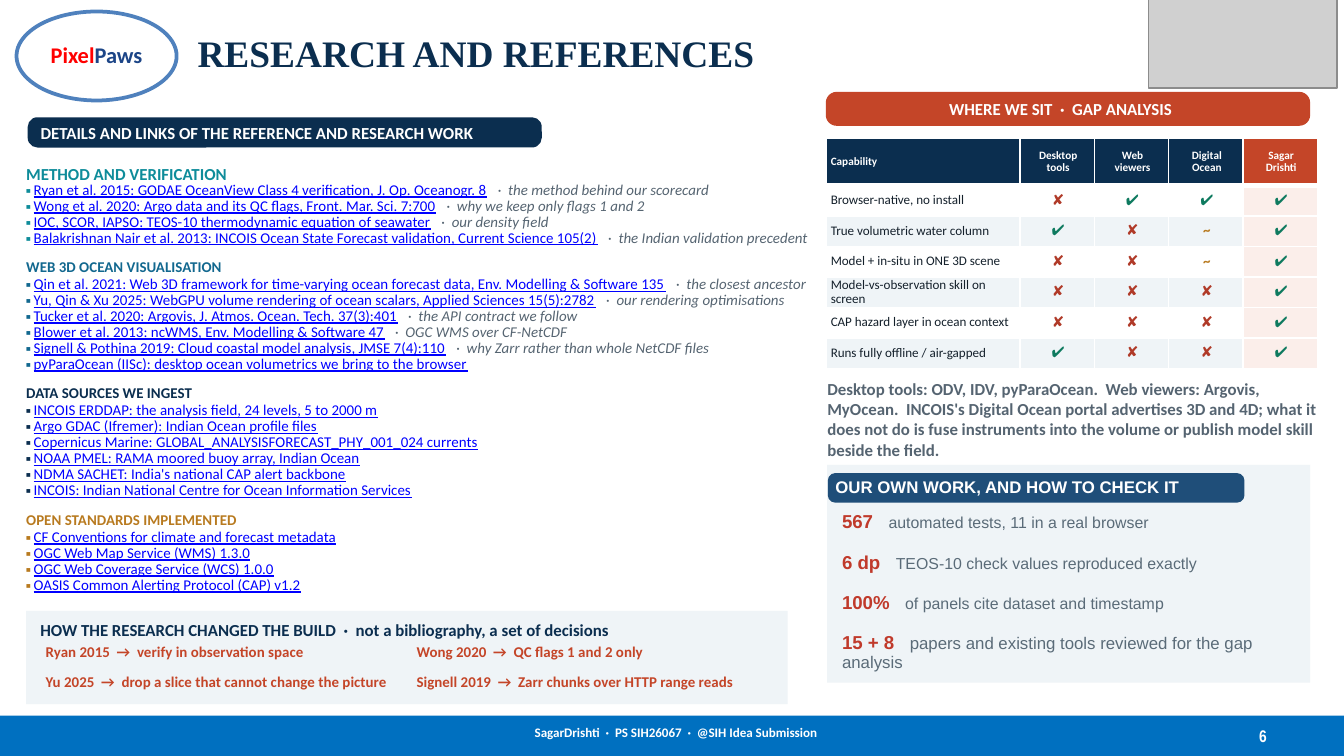
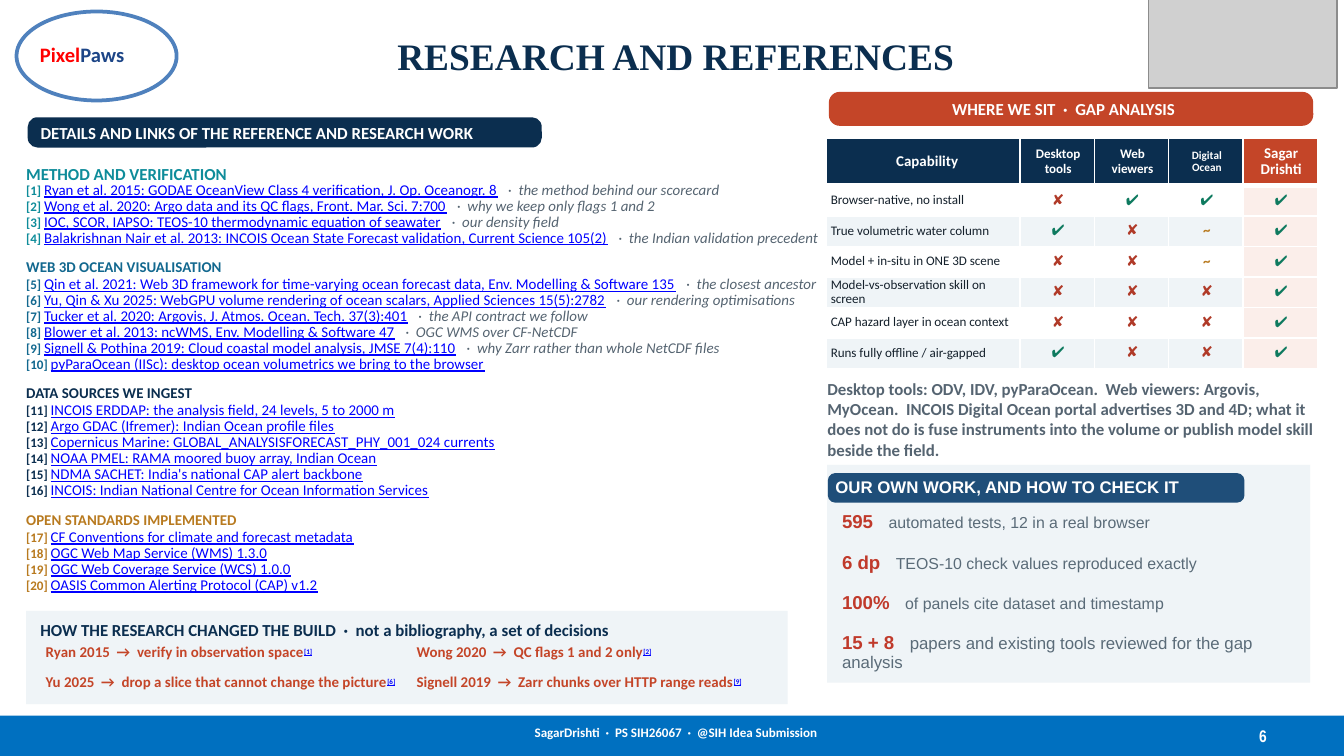
Before and after one commit to MONSTERBOY110/SagarDrishti, a slide deck: slide 6 of docs/submission/PixelPaws_SIH2026.pptx. Drawn at 1344x756 pixels with LibreOffice and Linux fonts; fonts in the diff are those of the drawing; grey boxes stand for pictures. Boxes give left, top, right and bottom in pixels: in the first picture for what was removed or moved away, otherwise in the second. Text is boxed around its words. In the diff, an @@ line names an element or a change of style, - is before the commit and + after.

```diff
--- a/docs/submission/PixelPaws_SIH2026.pptx
+++ b/docs/submission/PixelPaws_SIH2026.pptx
@@ ellipse "PixelPaws" at [16, 12, 176, 101]: size 12 to 11 pt; alignment centre to left @@
@@ title "RESEARCH AND REFERENCES": place and size @@
-title "RESEARCH AND REFERENCES" at [198, 42, 754, 68]
+title "RESEARCH AND REFERENCES" at [397, 45, 954, 71]
@@ title "RESEARCH AND REFERENCES" at [397, 45, 954, 71]: alignment left to centre @@
@@ rounded rectangle "WHERE WE SIT · GAP ...": place and size @@
-rounded rectangle "WHERE WE SIT · GAP ..." at [825, 91, 1309, 125]
+rounded rectangle "WHERE WE SIT · GAP ..." at [829, 91, 1313, 125]
@@ table at [825, 138, 1314, 579] @@
@@ size 6 to 8 pt in "Capability", "Sagar Drishti" @@
@@ size 6 to 7 pt in "Desktop tools", "Web viewers" @@
@@ text at [26, 200, 655, 214]: text changed @@
-▪ Wong et al. 2020: Argo data and its QC flags, Front. Mar. Sci. 7:700 · why we keep only flags 1 and 2
+[2] Wong et al. 2020: Argo data and its QC flags, Front. Mar. Sci. 7:700 · why we keep only flags 1 and 2
@@ text at [26, 184, 720, 198]: text changed @@
-▪ Ryan et al. 2015: GODAE OceanView Class 4 verification, J. Op. Oceanogr. 8 · the method behind our scorecard
+[1] Ryan et al. 2015: GODAE OceanView Class 4 verification, J. Op. Oceanogr. 8 · the method behind our scorecard
@@ text at [26, 232, 818, 246]: text changed @@
-▪ Balakrishnan Nair et al. 2013: INCOIS Ocean State Forecast validation, Current Science 105(2) · the Indian validation precedent
+[4] Balakrishnan Nair et al. 2013: INCOIS Ocean State Forecast validation, Current Science 105(2) · the Indian validation precedent
@@ text at [26, 216, 559, 230]: text changed @@
-▪ IOC, SCOR, IAPSO: TEOS-10 thermodynamic equation of seawater · our density field
+[3] IOC, SCOR, IAPSO: TEOS-10 thermodynamic equation of seawater · our density field
@@ text at [26, 278, 816, 292]: text changed @@
-▪ Qin et al. 2021: Web 3D framework for time-varying ocean forecast data, Env. Modelling & Software 135 · the closest ancestor
+[5] Qin et al. 2021: Web 3D framework for time-varying ocean forecast data, Env. Modelling & Software 135 · the closest ancestor
@@ text at [26, 294, 795, 308]: text changed @@
-▪ Yu, Qin & Xu 2025: WebGPU volume rendering of ocean scalars, Applied Sciences 15(5):2782 · our rendering optimisations
+[6] Yu, Qin & Xu 2025: WebGPU volume rendering of ocean scalars, Applied Sciences 15(5):2782 · our rendering optimisations
@@ text at [26, 310, 588, 324]: text changed @@
-▪ Tucker et al. 2020: Argovis, J. Atmos. Ocean. Tech. 37(3):401 · the API contract we follow
+[7] Tucker et al. 2020: Argovis, J. Atmos. Ocean. Tech. 37(3):401 · the API contract we follow
@@ text at [26, 326, 578, 340]: text changed @@
-▪ Blower et al. 2013: ncWMS, Env. Modelling & Software 47 · OGC WMS over CF-NetCDF
+[8] Blower et al. 2013: ncWMS, Env. Modelling & Software 47 · OGC WMS over CF-NetCDF
@@ text at [26, 342, 719, 356]: text changed @@
-▪ Signell & Pothina 2019: Cloud coastal model analysis, JMSE 7(4):110 · why Zarr rather than whole NetCDF files
+[9] Signell & Pothina 2019: Cloud coastal model analysis, JMSE 7(4):110 · why Zarr rather than whole NetCDF files
@@ text at [26, 358, 484, 372]: text changed @@
-▪ pyParaOcean (IISc): desktop ocean volumetrics we bring to the browser
+[10] pyParaOcean (IISc): desktop ocean volumetrics we bring to the browser
@@ text at [827, 383, 1313, 456]: text changed @@
-Desktop tools: ODV, IDV, pyParaOcean. Web viewers: Argovis, MyOcean. INCOIS's Digital Ocean portal advertises 3D and 4D; what it does not do is fuse instruments into the volume or publish model skill beside the field.
+Desktop tools: ODV, IDV, pyParaOcean. Web viewers: Argovis, MyOcean. INCOIS Digital Ocean portal advertises 3D and 4D; what it does not do is fuse instruments into the volume or publish model skill beside the field.
@@ text at [26, 404, 394, 418]: text changed @@
-▪ INCOIS ERDDAP: the analysis field, 24 levels, 5 to 2000 m
+[11] INCOIS ERDDAP: the analysis field, 24 levels, 5 to 2000 m
@@ text at [26, 436, 494, 450]: text changed @@
-▪ Copernicus Marine: GLOBAL_ANALYSISFORECAST_PHY_001_024 currents
+[13] Copernicus Marine: GLOBAL_ANALYSISFORECAST_PHY_001_024 currents
@@ text at [26, 420, 334, 434]: text changed @@
-▪ Argo GDAC (Ifremer): Indian Ocean profile files
+[12] Argo GDAC (Ifremer): Indian Ocean profile files
@@ text at [26, 452, 377, 466]: text changed @@
-▪ NOAA PMEL: RAMA moored buoy array, Indian Ocean
+[14] NOAA PMEL: RAMA moored buoy array, Indian Ocean
@@ text at [26, 468, 362, 482]: text changed @@
-▪ NDMA SACHET: India's national CAP alert backbone
+[15] NDMA SACHET: India's national CAP alert backbone
@@ text at [26, 484, 427, 498]: text changed @@
-▪ INCOIS: Indian National Centre for Ocean Information Services
+[16] INCOIS: Indian National Centre for Ocean Information Services
@@ text at [26, 531, 353, 545]: text changed @@
-▪ CF Conventions for climate and forecast metadata
+[17] CF Conventions for climate and forecast metadata
@@ text at [842, 515, 1150, 530]: text changed @@
-567 automated tests, 11 in a real browser
+595 automated tests, 12 in a real browser
@@ text at [26, 547, 267, 561]: text changed @@
-▪ OGC Web Map Service (WMS) 1.3.0
+[18] OGC Web Map Service (WMS) 1.3.0
@@ text at [26, 563, 290, 577]: text changed @@
-▪ OGC Web Coverage Service (WCS) 1.0.0
+[19] OGC Web Coverage Service (WCS) 1.0.0
@@ text at [26, 579, 317, 593]: text changed @@
-▪ OASIS Common Alerting Protocol (CAP) v1.2
+[20] OASIS Common Alerting Protocol (CAP) v1.2
@@ text at [46, 646, 312, 660]: text changed @@
-Ryan 2015 → verify in observation space
+Ryan 2015 → verify in observation space[1]
@@ text at [417, 646, 651, 660]: text changed @@
-Wong 2020 → QC flags 1 and 2 only
+Wong 2020 → QC flags 1 and 2 only[2]
@@ text at [46, 676, 395, 690]: text changed @@
-Yu 2025 → drop a slice that cannot change the picture
+Yu 2025 → drop a slice that cannot change the picture[6]
@@ text at [417, 676, 742, 690]: text changed @@
-Signell 2019 → Zarr chunks over HTTP range reads
+Signell 2019 → Zarr chunks over HTTP range reads[9]
```
Also in this commit, not shown: 5 other slides changed, 47 other files.
